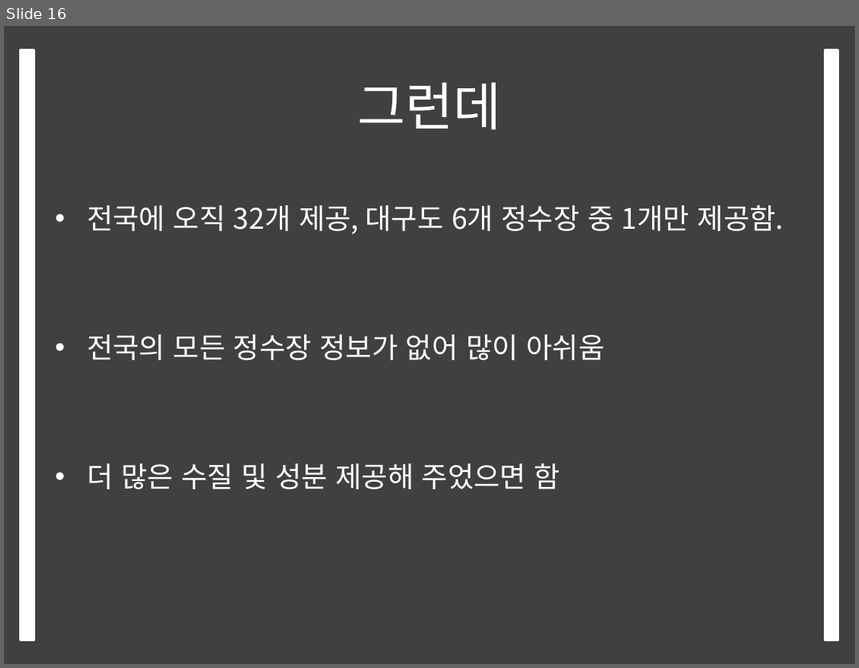
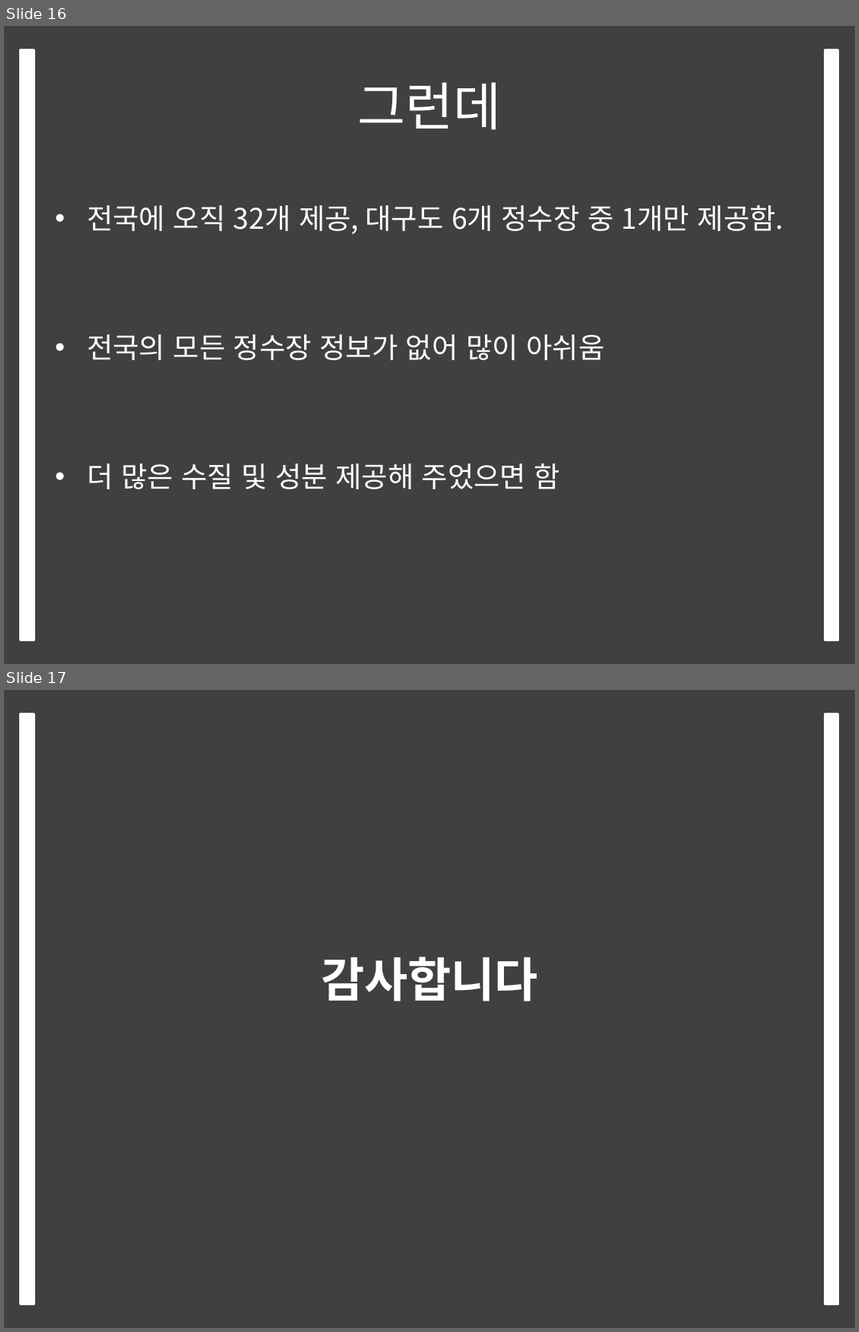
Before and after one commit to SigongTeam/Documents, a slide deck: Presentation/시공조 - 수돗물 발표 Final.pptx. Shown one above the other, each under a label of ours: slide 16 before the commit, slides 16 and 17 after it. The pictures are 859x668 and 859x1332 pixels, drawn with LibreOffice and Linux fonts; fonts in the diff are those of the drawing; background and template pictures are left out. Boxes give left, top, right and bottom in pixels: in the first picture for what was removed or moved away, otherwise in the second. Text is boxed around its words. In the diff, an @@ line names an element or a change of style, - is before the commit and + after.

Commit message:
Added thanks slide

```diff
--- a/Presentation/시공조 - 수돗물 발표 Final.pptx
+++ b/Presentation/시공조 - 수돗물 발표 Final.pptx
@@ slide 17 added at (4, 690, 855, 1328), background #404040; not listed: 2 template elements that a slide beside it also shows @@
@@ title added at (321, 957, 538, 1002), 40 pt, text #FFFFFF, bold @@
+감사합니다
```
